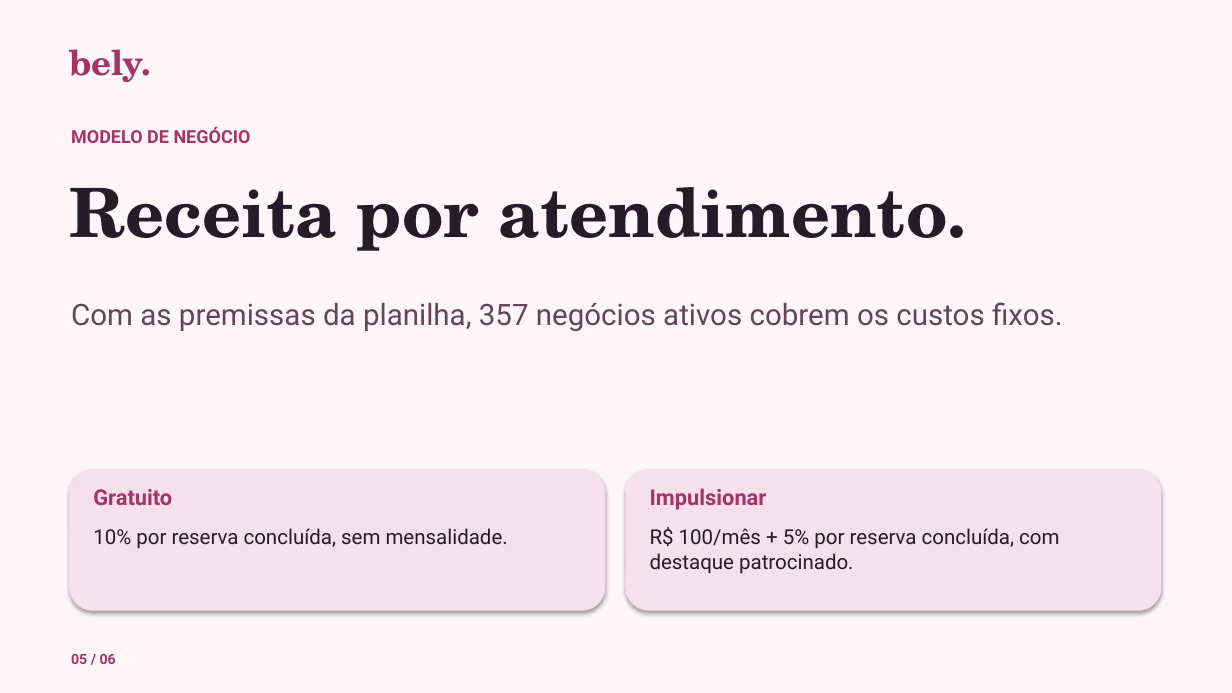
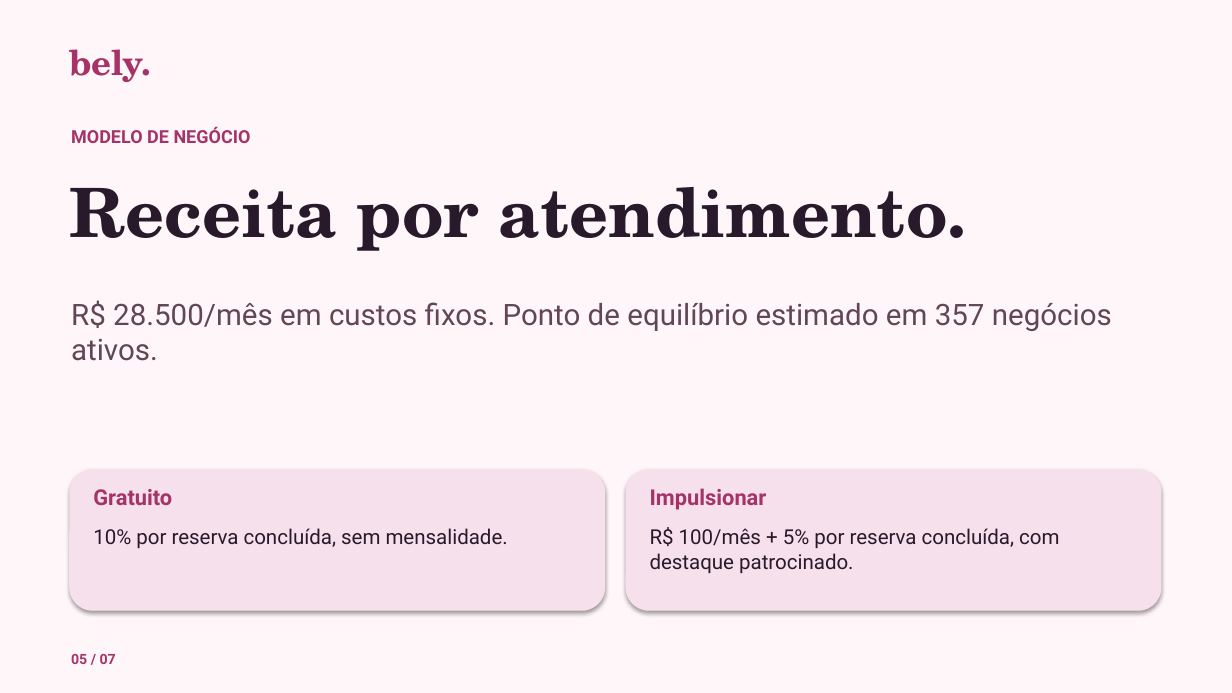
Before and after one commit to camilalordelo1/bely, a slide deck: slide 5 of bely-pitch.pptx. Drawn at 1232x693 pixels with LibreOffice and Linux fonts; fonts in the diff are those of the drawing. Boxes give left, top, right and bottom in pixels: in the first picture for what was removed or moved away, otherwise in the second. Text is boxed around its words. In the diff, an @@ line names an element or a change of style, - is before the commit and + after.

```diff
--- a/bely-pitch.pptx
+++ b/bely-pitch.pptx
@@ text at (x1=71, y1=300, x2=1112, y2=361): text changed @@
-Com as premissas da planilha, 357 negócios ativos cobrem os custos fixos.
+R$ 28.500/mês em custos fixos. Ponto de equilíbrio estimado em 357 negócios ativos.
@@ text at (x1=71, y1=654, x2=116, y2=664): text changed @@
-05 / 06
+05 / 07
```
Also in this commit, not shown: 5 other slides changed, 1 slide added, 1 other file.
